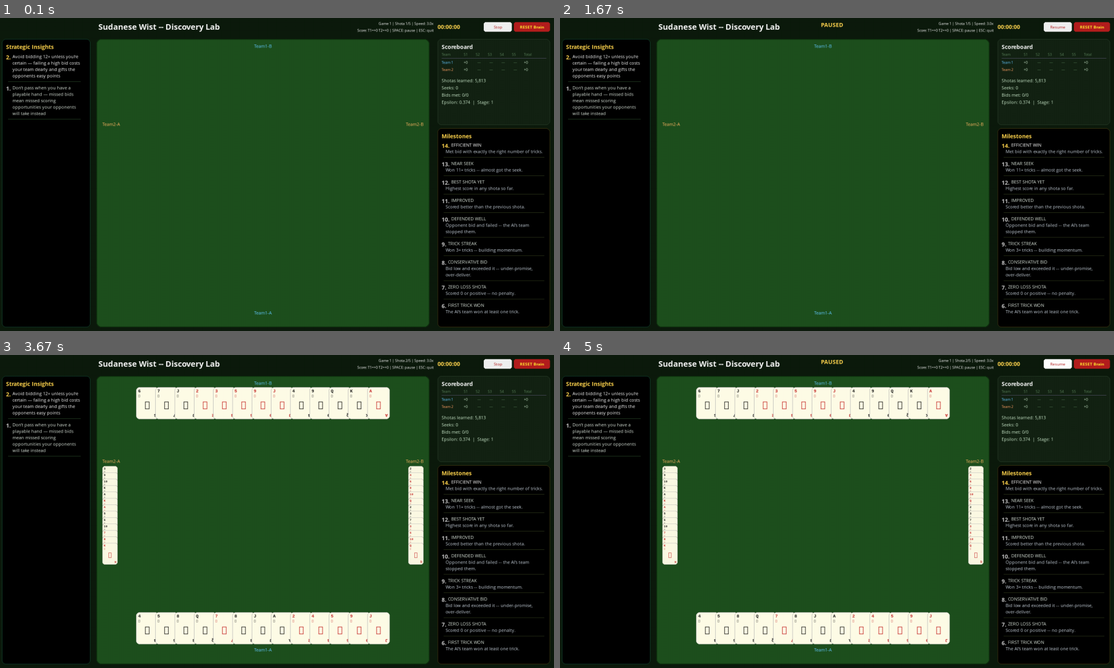
Above: before the commit, frames 1-4 (two rows, left to right).
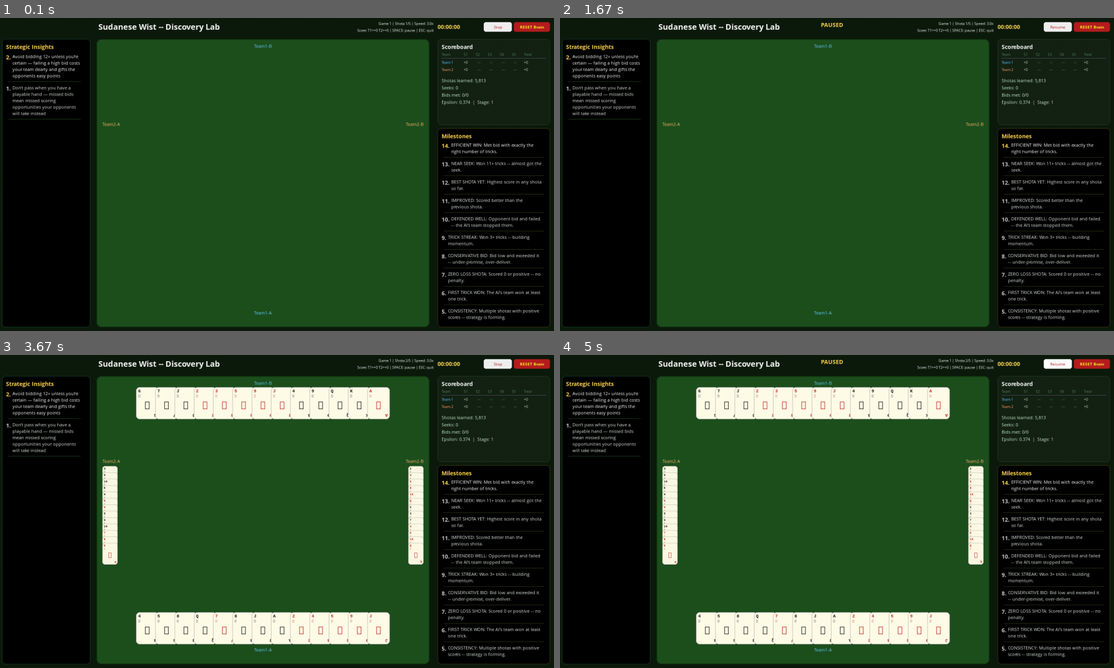
Above: after the commit, the same moments.

Repository: aamagzoub/engineering-intelligence
Game: pygame game, started from gui_wist_discovery/main.py
Same seed, same stepped clock (60 frames per second), same inputs: the game is played once before the commit and once after it.
Inputs (mouse positions are in pixels of both pictures, inside the frame that each line leads up to):
- Up to frame 1 (0.1 s): no input
- Up to frame 2 (1.67 s): click "Stop" at 0.38 s; click (842, 196) at 0.72 s
- Up to frame 3 (3.67 s): tap Space at 3.5 s
- Up to frame 4 (5 s): click "Stop" at 3.88 s

The runs differ from the first frame. In frame 1, 2.2% of the frame differs, in the area x 79-99%, y 40-97%; in frame 2, 2.2%; in frame 3, 2.2%; in frame 4, 2.2%.

Commit message:
fix: milestones — title and desc in one paragraph separated by colon

Diff:
--- a/gui_wist_discovery/renderer.py
+++ b/gui_wist_discovery/renderer.py
@@ -301,16 +301,12 @@
                 num_color = TEXT_GOLD if is_latest else (200, 200, 200)
                 self.screen.blit(num_font.render(num_str, True, num_color), (px + 10, y))
 
-                # Title in regular font, white.
-                title_color = (255, 255, 255) if is_latest else (220, 230, 220)
-                y = self._wrap_text(body_font, title_text, px + 10 + num_w, y, panel_text_w - num_w, title_color, disc_rect.bottom - 20)
-
-                # Description lines in regular font, lighter.
-                for line_idx, line_part in enumerate(desc_text.split("\n")):
-                    line_color = (200, 210, 220)
-                    y = self._wrap_text(body_font, line_part, px + 20, y, panel_text_w, line_color, disc_rect.bottom - 20)
-                    if y > disc_rect.bottom - 20:
-                        break
+                # Title: description — all in one paragraph separated by ":"
+                # Flatten multi-line desc into single line.
+                desc_flat = " ".join(line.strip() for line in desc_text.split("\n") if line.strip())
+                full_text = f"{title_text}: {desc_flat}" if desc_flat else title_text
+                color = (255, 255, 255) if is_latest else (220, 230, 220)
+                y = self._wrap_text(body_font, full_text, px + 10 + num_w, y, panel_text_w - num_w, color, disc_rect.bottom - 20)
                 y += 6
 
                 # Horizontal separator.
